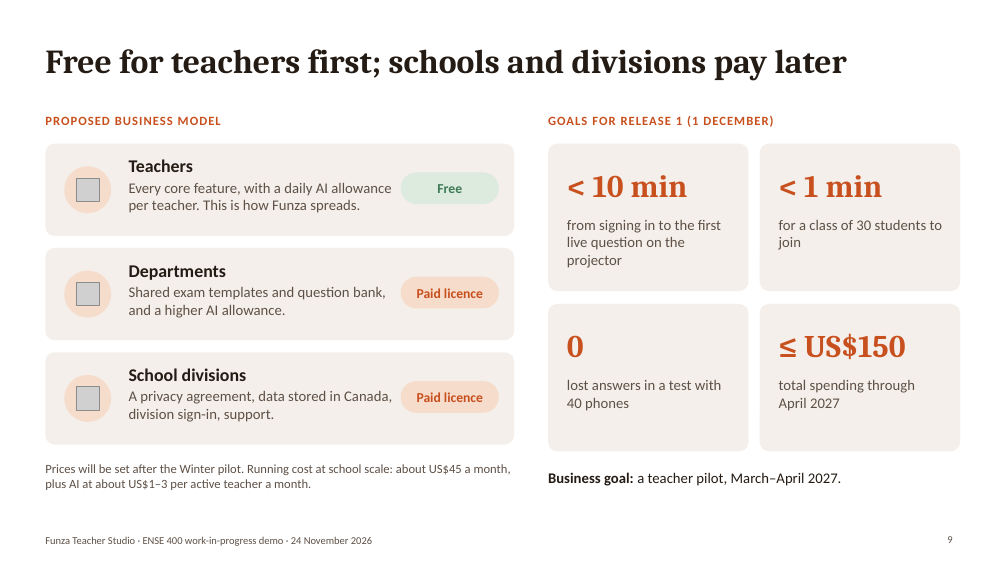
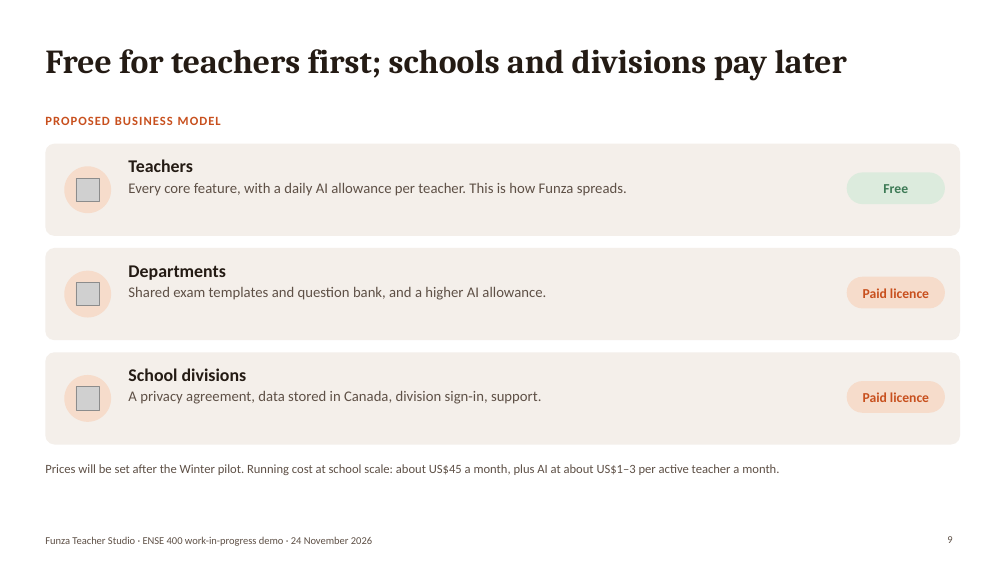
Before and after one commit to Binborg1/Final-2027, a slide deck: slide 9 of docs/06_presentations/01_work_in_progress_demo/01_work_in_progress_demo.pptx. Drawn at 1008x567 pixels with LibreOffice and Linux fonts; fonts in the diff are those of the drawing; grey boxes stand for pictures. Boxes give left, top, right and bottom in pixels: in the first picture for what was removed or moved away, otherwise in the second. Text is boxed around its words. In the diff, an @@ line names an element or a change of style, - is before the commit and + after.

Commit message:
teacher studio 2

```diff
--- a/docs/06_presentations/01_work_in_progress_demo/01_work_in_progress_demo.pptx
+++ b/docs/06_presentations/01_work_in_progress_demo/01_work_in_progress_demo.pptx
@@ text removed at (548, 116, 773, 127) @@
-GOALS FOR RELEASE 1 (1 DECEMBER)
@@ rounded rectangle: place and size @@
-rounded rectangle at (45, 144, 514, 236)
+rounded rectangle at (45, 144, 960, 236)
@@ rounded rectangle removed at (548, 144, 749, 291) @@
@@ rounded rectangle removed at (760, 144, 960, 291) @@
@@ text "Teachers" rewrapped from (129, 159, 391, 213) to (128, 159, 627, 196) @@
@@ text removed at (593, 175, 688, 197) @@
-< 10 min
@@ text removed at (804, 175, 883, 197) @@
-< 1 min
@@ text removed at (567, 220, 721, 268) @@
-from signing in to the first live question on the projector
@@ text removed at (779, 220, 943, 250) @@
-for a class of 30 students to join
@@ rounded rectangle: place and size @@
-rounded rectangle at (45, 248, 514, 340)
+rounded rectangle at (45, 248, 960, 340)
@@ text "Departments" rewrapped from (129, 265, 386, 318) to (128, 265, 546, 300) @@
@@ rounded rectangle removed at (548, 304, 749, 451) @@
@@ rounded rectangle removed at (760, 304, 960, 451) @@
@@ rounded rectangle: place and size @@
-rounded rectangle at (45, 352, 514, 445)
+rounded rectangle at (45, 352, 960, 445)
@@ text removed at (567, 335, 584, 357) @@
-0
@@ text removed at (804, 333, 905, 359) @@
-≤ US$150
@@ text "School divisions" rewrapped from (129, 368, 392, 422) to (128, 368, 541, 404) @@
@@ text removed at (567, 380, 722, 411) @@
-lost answers in a test with 40 phones
@@ text removed at (779, 380, 915, 411) @@
-total spending through April 2027
@@ 3 texts, 3 rounded rectangles: place and size @@
-3 texts, 3 rounded rectangles at (401, 172, 499, 413)
+3 texts, 3 rounded rectangles at (847, 172, 945, 413)
@@ text "Prices will be set after ..." rewrapped from (45, 464, 511, 490) to (45, 464, 779, 475) @@
@@ text removed at (548, 472, 842, 486) @@
-Business goal: a teacher pilot, March–April 2027.
```
Also in this commit, not shown: 1 other slide changed, 6 other files.
